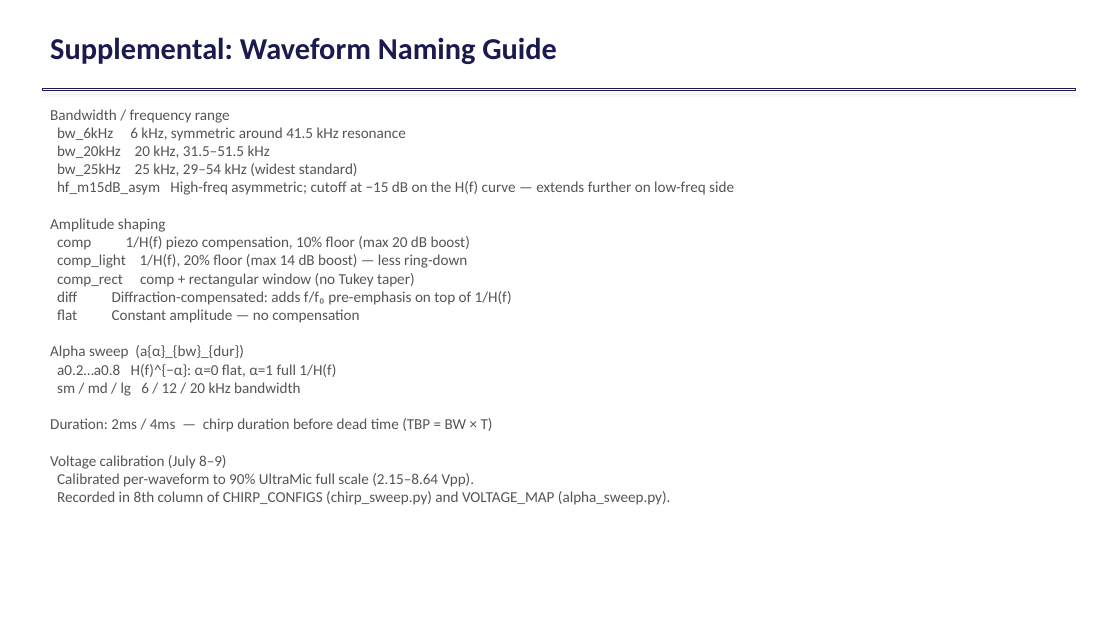
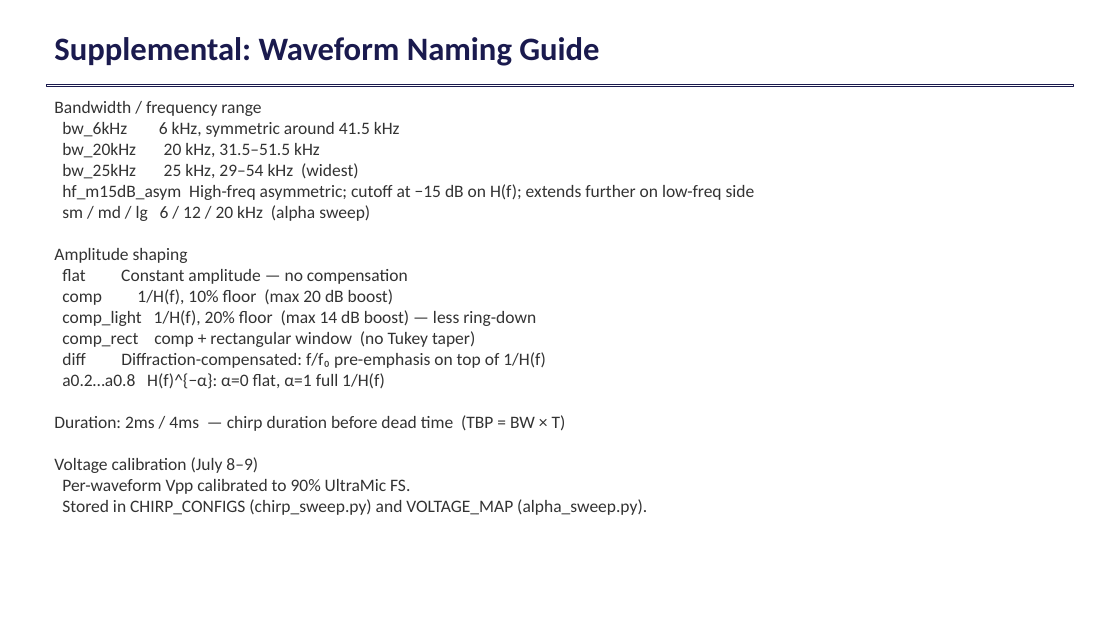
Before and after one commit to cyrusurheim29/batping, a slide deck: slide 22 of siglent_project/BATPING_presentation_July2026.pptx (slide 17 before the commit). Drawn at 1120x630 pixels with LibreOffice and Linux fonts; fonts in the diff are those of the drawing. Boxes give left, top, right and bottom in pixels: in the first picture for what was removed or moved away, otherwise in the second. Text is boxed around its words. In the diff, an @@ line names an element or a change of style, - is before the commit and + after.

```diff
--- a/siglent_project/BATPING_presentation_July2026.pptx
+++ b/siglent_project/BATPING_presentation_July2026.pptx
@@ text "Supplemental: Waveform Naming Guide" at (x1=54, y1=37, x2=599, y2=66): size 26 to 28 pt @@
@@ rectangle resized from (x1=42, y1=88, x2=1075, y2=91) to (x1=46, y1=84, x2=1074, y2=87) @@
@@ text "Bandwidth / frequency range" moved from (x1=50, y1=109, x2=734, y2=505) to (x1=54, y1=101, x2=755, y2=515) @@
@@ text at (x1=54, y1=101, x2=566, y2=473): size 13 to 15 pt, text colour #555555 to #333333 in "Bandwidth / frequency range", "bw_20kHz 20 kHz, 31.5–51.5 kHz", "Amplitude shaping", "comp_light 1/H(f), 20% floor (max 14 dB ..." and 4 more places @@
@@ text at (x1=62, y1=122, x2=400, y2=137): text changed; size 13 to 15 pt; text colour #555555 to #333333 @@
-bw_6kHz 6 kHz, symmetric around 41.5 kHz resonance
+bw_6kHz 6 kHz, symmetric around 41.5 kHz
@@ text at (x1=62, y1=163, x2=755, y2=221): text changed; size 13 to 15 pt; text colour #555555 to #333333 @@
-bw_25kHz 25 kHz, 29–54 kHz (widest standard)
-hf_m15dB_asym High-freq asymmetric; cutoff at −15 dB on the H(f) curve — extends further on low-freq side
+bw_25kHz 25 kHz, 29–54 kHz (widest)
+hf_m15dB_asym High-freq asymmetric; cutoff at −15 dB on H(f); extends further on low-freq side
+sm / md / lg 6 / 12 / 20 kHz (alpha sweep)
@@ text at (x1=62, y1=269, x2=408, y2=305): text changed; size 13 to 15 pt; text colour #555555 to #333333 @@
-comp 1/H(f) piezo compensation, 10% floor (max 20 dB boost)
+flat Constant amplitude — no compensation
+comp 1/H(f), 10% floor (max 20 dB boost)
@@ text at (x1=62, y1=352, x2=546, y2=368): text changed; size 13 to 15 pt; text colour #555555 to #333333 @@
-diff Diffraction-compensated: adds f/f₀ pre-emphasis on top of 1/H(f)
-flat Constant amplitude — no compensation
-Alpha sweep (a{α}_{bw}_{dur})
+diff Diffraction-compensated: f/f₀ pre-emphasis on top of 1/H(f)
@@ text at (x1=57, y1=382, x2=300, y2=396): paragraph removed @@
-sm / md / lg 6 / 12 / 20 kHz bandwidth
@@ text at (x1=62, y1=479, x2=647, y2=515): text changed; size 13 to 15 pt; text colour #555555 to #333333 @@
-Calibrated per-waveform to 90% UltraMic full scale (2.15–8.64 Vpp).
-Recorded in 8th column of CHIRP_CONFIGS (chirp_sweep.py) and VOLTAGE_MAP (alpha_sweep.py).
+Per-waveform Vpp calibrated to 90% UltraMic FS.
+Stored in CHIRP_CONFIGS (chirp_sweep.py) and VOLTAGE_MAP (alpha_sweep.py).
```
Also in this commit, not shown: 12 other slides changed, 9 slides added, 4 slides removed, 1 other file.
